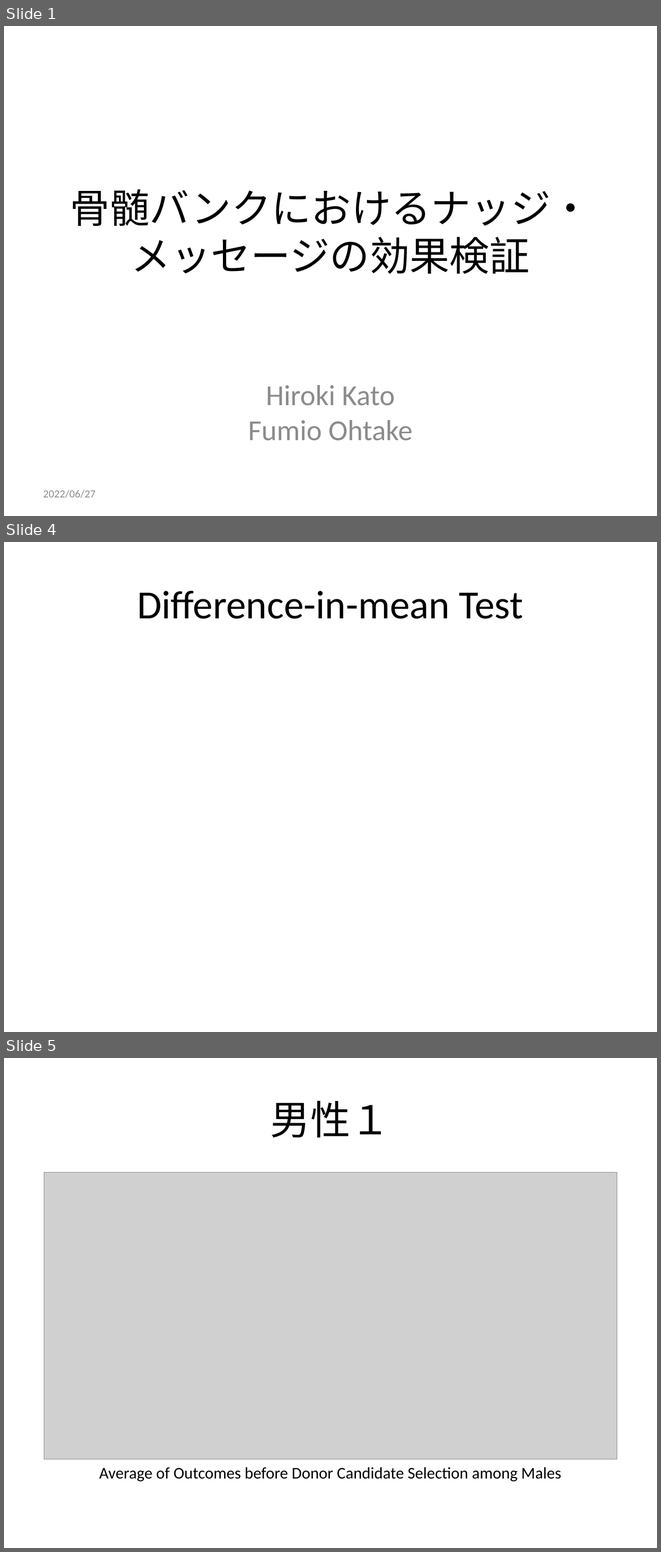
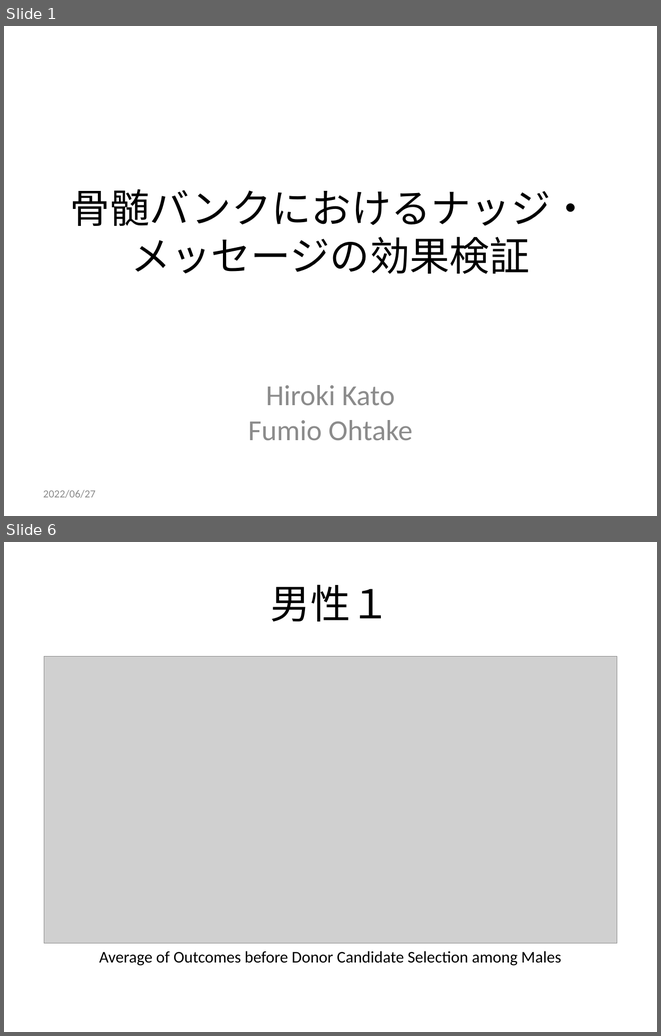
Before and after one commit to JMDP-behavioral-economics/RCT-Nudge, a slide deck: docs/pptx/report.pptx. Shown one above the other, each under a label of ours: slides 1, 4 and 5 before the commit, slides 1 and 6 after it; the slides between them are not shown. The pictures are 661x1552 and 661x1036 pixels, drawn with LibreOffice and Linux fonts; fonts in the diff are those of the drawing; grey boxes stand for pictures. Boxes give left, top, right and bottom in pixels: in the first picture for what was removed or moved away, otherwise in the second. Text is boxed around its words. In the diff, an @@ line names an element or a change of style, - is before the commit and + after.

```diff
--- a/docs/pptx/report.pptx
+++ b/docs/pptx/report.pptx
@@ slide 4 removed at bbox=[4, 542, 657, 1032], background #FFFFFF @@
@@ title removed at bbox=[137, 591, 523, 619] @@
-Difference-in-mean Test
@@ what was slide 5 is now slide 6 @@
```
Also in this commit, not shown: 2 slides added, 1 other file.
